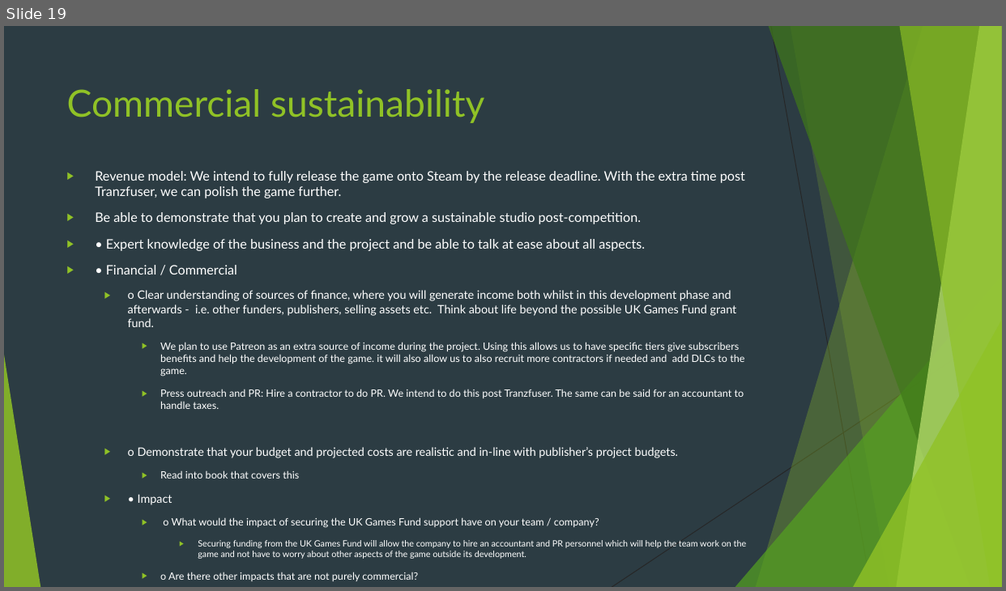
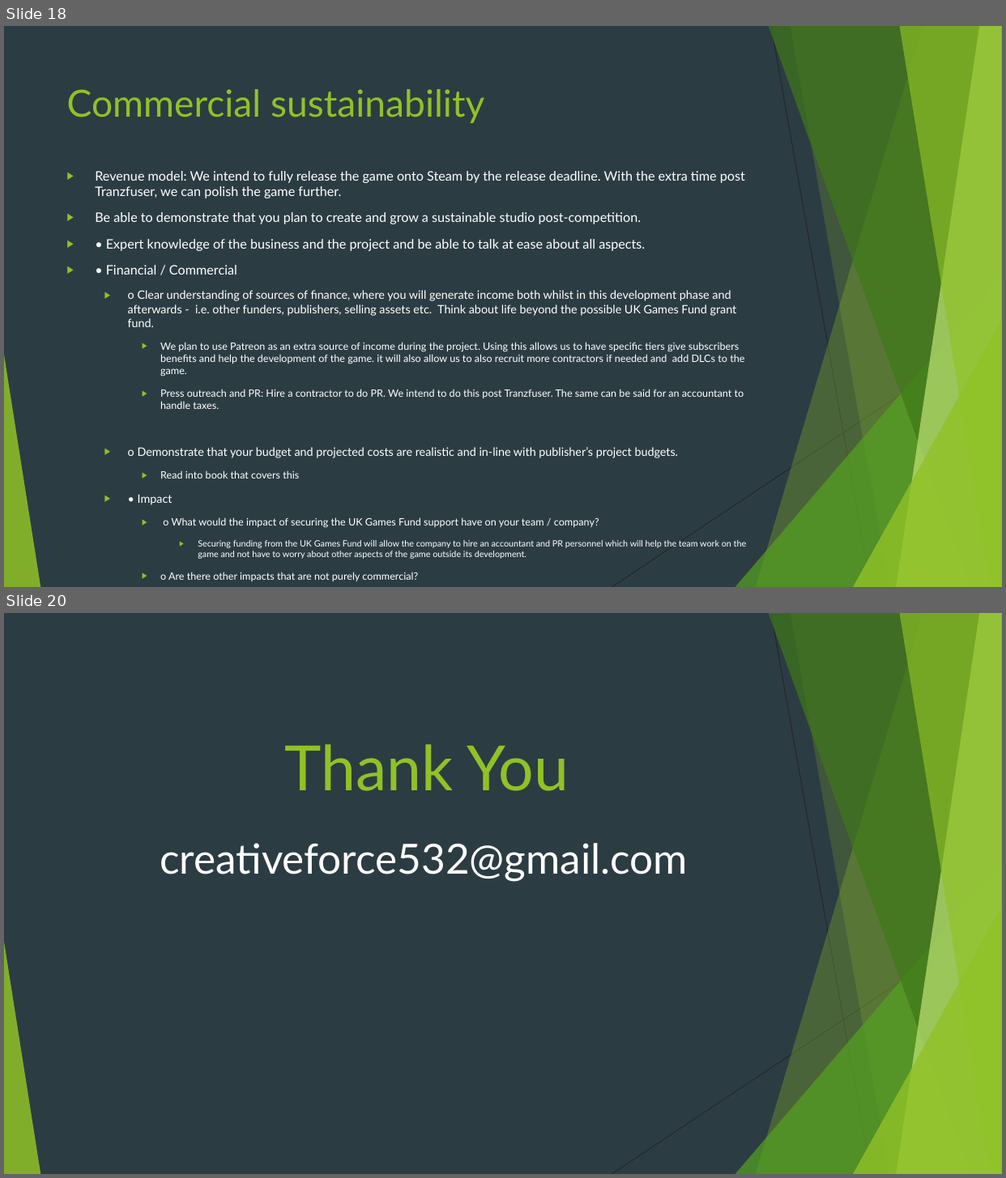
Before and after one commit to Pilokio/Tranzfuser, a slide deck: Virtual Pitch Presentation/Pitch.pptx. Shown one above the other, each under a label of ours: slide 19 before the commit, slides 18 and 20 after it; the slides between them are not shown. The pictures are 1006x591 and 1006x1178 pixels, drawn with LibreOffice and Linux fonts; fonts in the diff are those of the drawing. Boxes give left, top, right and bottom in pixels: in the first picture for what was removed or moved away, otherwise in the second. Text is boxed around its words. In the diff, an @@ line names an element or a change of style, - is before the commit and + after.

```diff
--- a/Virtual Pitch Presentation/Pitch.pptx
+++ b/Virtual Pitch Presentation/Pitch.pptx
@@ slide 20 added at [4,613,1002,1174], background #2C3C43; not listed: 10 template elements that a slide beside it also shows @@
@@ title added at [284,744,569,791], 60 pt, text #90C226 @@
+Thank You
@@ text added at [160,843,688,882], 40 pt, text #FFFFFF @@
+creativeforce532@gmail.com
@@ what was slide 19 is now slide 18 @@
```
Also in this commit, not shown: 5 slides changed, 1 other slide added, 1 slide removed, 1 other file.
